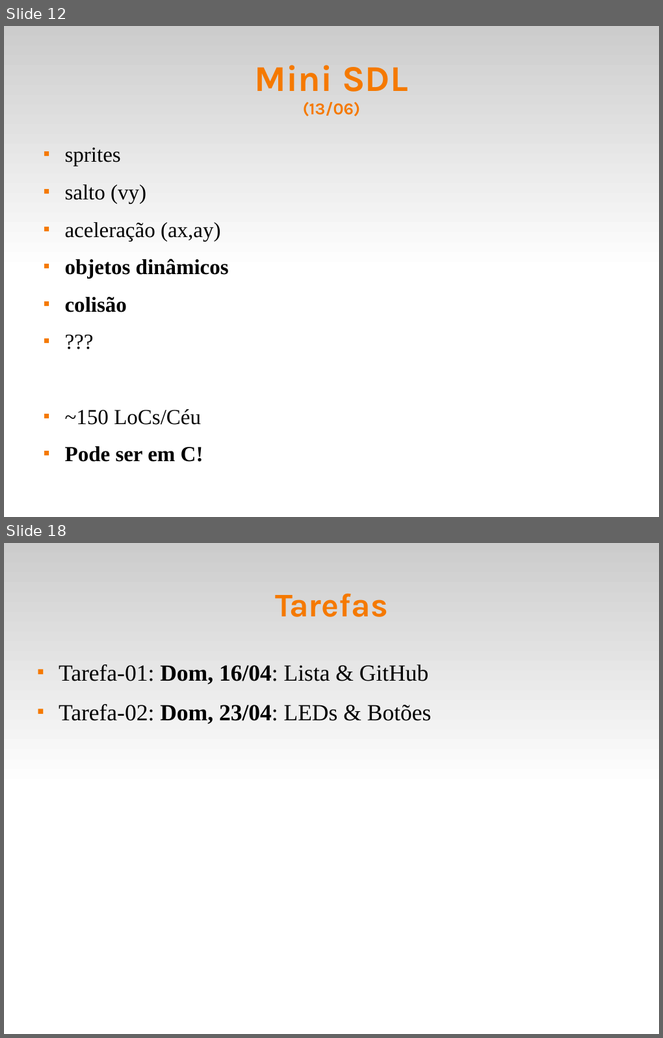
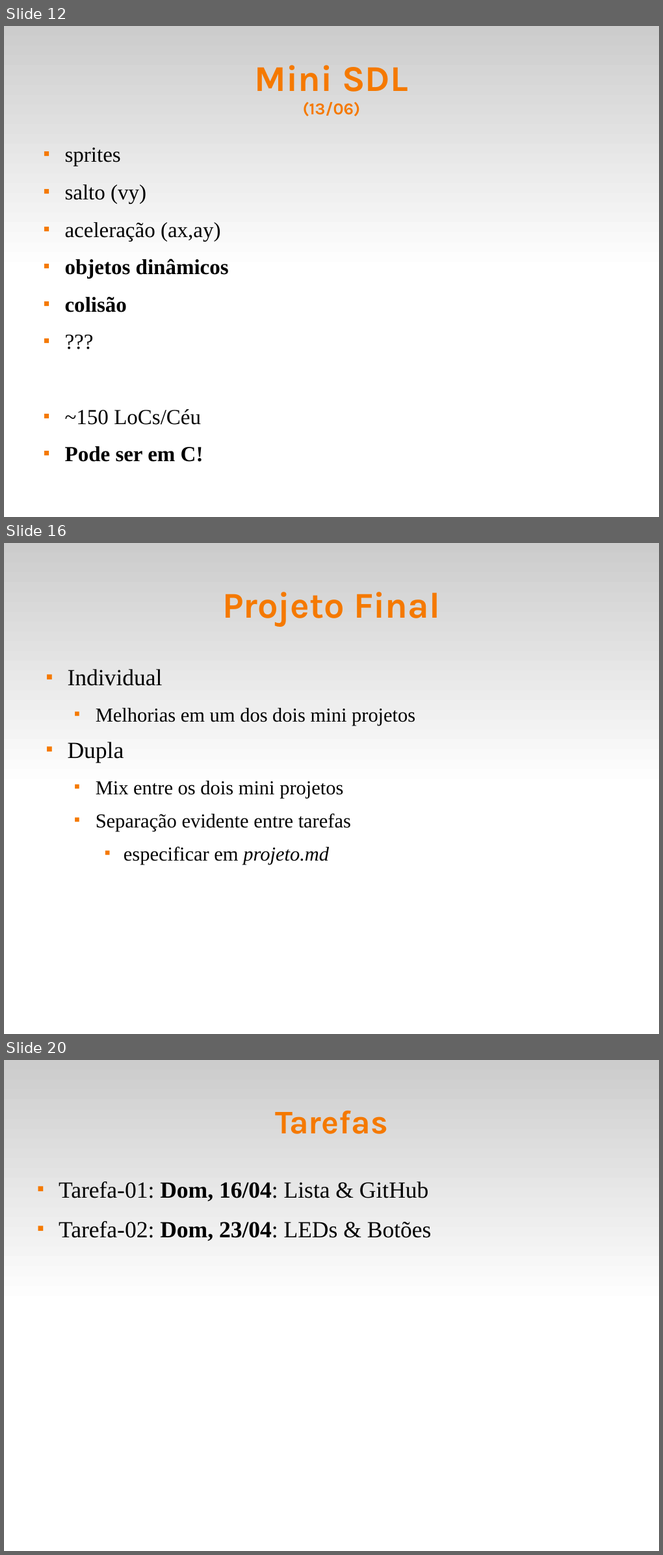
Before and after one commit to fsantanna-uerj/reativos, a slide deck: slides/00_intro.odp. Shown one above the other, each under a label of ours: slides 12 and 18 before the commit, slides 12, 16 and 20 after it; the slides between them are not shown. The pictures are 663x1038 and 663x1555 pixels, drawn with LibreOffice and Linux fonts; fonts in the diff are those of the drawing. Boxes give left, top, right and bottom in pixels: in the first picture for what was removed or moved away, otherwise in the second. Text is boxed around its words. In the diff, an @@ line names an element or a change of style, - is before the commit and + after.

```diff
--- a/slides/00_intro.odp
+++ b/slides/00_intro.odp
@@ slide 16 added at [4, 543, 659, 1034], background #FFFFFF; not listed: 1 template element that a slide beside it also shows @@
@@ title added at [222, 592, 440, 627], 44 pt, text #F57900, bold @@
+Projeto Final
@@ text added at [68, 669, 415, 865], 24 pt, text #000000 @@
+■ Individual
+  ■ Melhorias em um dos dois mini projetos
+■ Dupla
+  ■ Mix entre os dois mini projetos
+  ■ Separação evidente entre tarefas
+    ■ especificar em projeto.md
@@ what was slide 18 is now slide 20 @@
```
Also in this commit, not shown: 3 slides changed, 1 other slide added, 1 other file.
